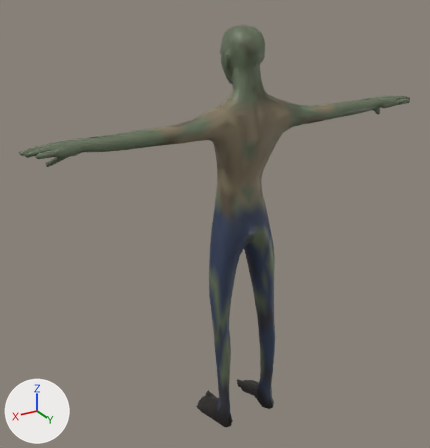
Before and after pictures for a commit that changed the glTF model assets/generated/enemies/walker.glb.
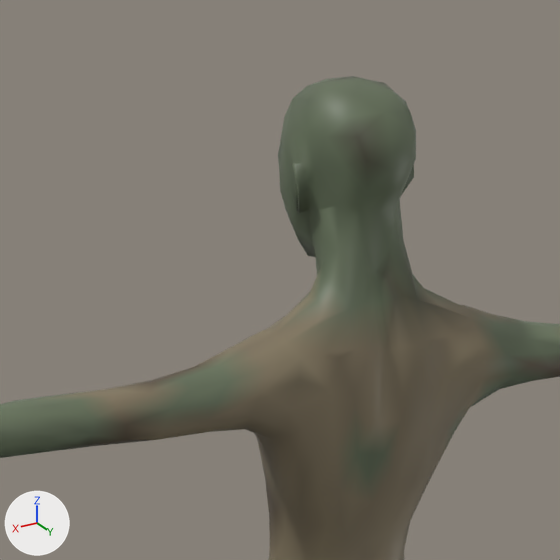
There are two pictures of each version: one whole from a 50 mm lens placed at (1.328, 2.01, 2.011), pointed at (0.078, -0.073, 0.97), one close up on the part from 30% to 73% of the width and 0% to 41% of the height. The axes (+X, +Y, +Z) are drawn at lower left. The lights are the same throughout. The first two pictures are the older version.

Names of what the first close-up shows: 'SuperHero_Male'.
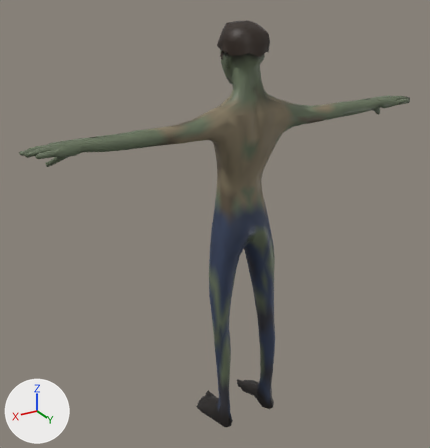
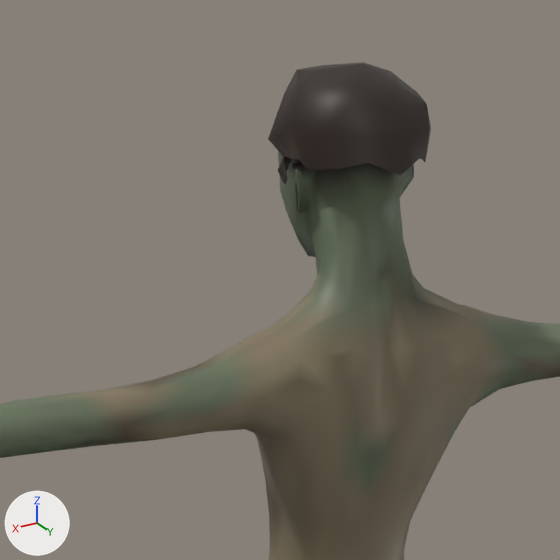
Scene script edits in JSON lines:
```json
{"block": "me_sphere_005_retopology_004", "where": "# used by ob_superhero_male; location = (0.0, 0.0, 0.0)"}
{"op": "remove", "block": "me_sphere_005_retopology_004", "code": "me_sphere_005_retopology_004.from_pydata(...)  # 1502 vertices, 3000 faces; spans x -0.91..0.91, y -0.13..0.14, z -0.01..1.81"}
{"op": "add", "block": "me_sphere_005_retopology_004", "code": "me_sphere_005_retopology_004.from_pydata(...)  # 1557 vertices, 3081 faces; spans x -0.91..0.91, y -0.13..0.14, z -0.01..1.83"}
{"block": "me_sphere_005_retopology_004", "change": "me_sphere_005_retopology_004 part 1: a new loose piece of 55 vertices spanning x -0.1..0.1, y -0.1..0.13, z 1.68..1.83, in mat_defaultmaterial"}
{"block": "me_sphere_005_retopology_004", "change": "me_sphere_005_retopology_004 part 2: 140 kept faces spanning x -0.09..0.09, y -0.09..0.11, z 1.65..1.81 get new vertex colours"}
```

Pixel boxes [x1, y1, x2, y2] of what changed, in the close-ups (560 x 560 px):
```json
{"object": "SuperHero_Male", "change": "reshaped", "before": [0, 76, 560, 560], "after": [0, 62, 560, 560]}
{"part": 1, "of": "me_sphere_005_retopology_004", "change": "added", "after": [268, 62, 431, 185]}
{"part": 2, "of": "me_sphere_005_retopology_004", "change": "recoloured", "before": [278, 76, 416, 208], "after": [278, 152, 414, 208], "on screen": "darker"}
```
